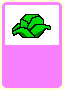
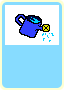
Layer changes from the first (64, 90) image to the second:
added group "boosters" with 6 layers above "seeds" over [2, 2, 62, 88]
added group "wateringCan" with 2 layers in group "boosters" over [15, 14, 54, 42]
added layer "icon" (1st of 3, in "boosters" › "wateringCan") in group "wateringCan" over [15, 14, 50, 38]
added layer "color" (1st of 3, in "boosters" › "wateringCan") in group "wateringCan" over [16, 15, 54, 42]
added layer "picture_background" (1st of 3, in "boosters") in group "boosters" over [12, 14, 54, 42]
added layer "background" (1st of 7, in "boosters") in group "boosters" over [2, 2, 62, 88]
added layer "border" (2nd of 6, in "boosters") in group "boosters" over [2, 2, 62, 88]
hid group "seeds" (6 layers) over [2, 2, 62, 88]
